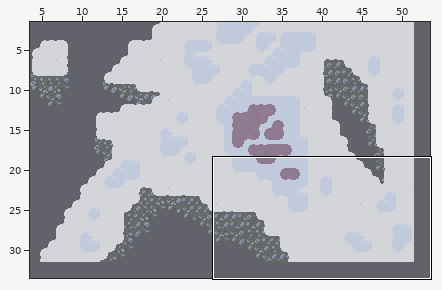
Tiled map: cloud titan/tiles/tiled/r_0_1/r_0_1.tmx. Above: a wide view before the commit, with the close-up outlined.
Close-up. Before the edit:
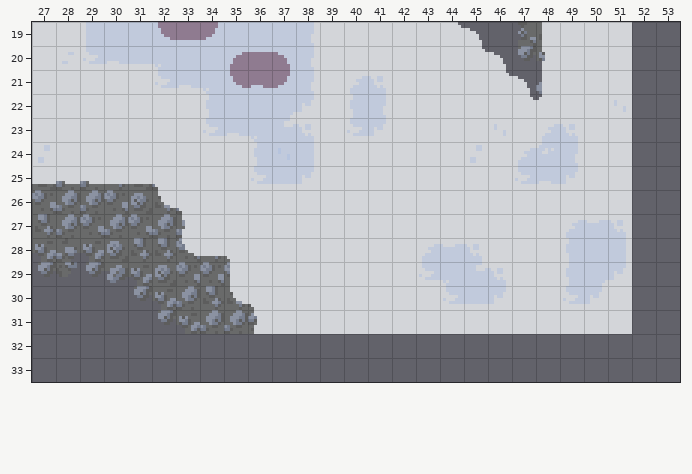
Cells are 8x8 px. Shown: x 27..53, y 19..33. The commit also changed other parts of the map, which this record leaves out. Tiles whose own drawing changed are shown in their newer look in all pictures. The old version is drawn lined up with the new one.
The result:
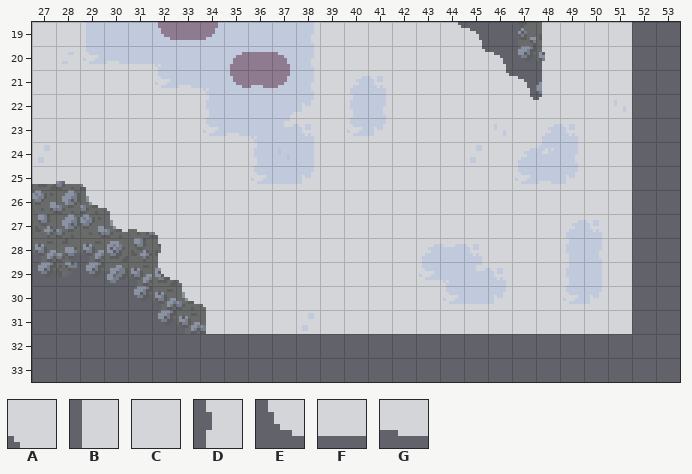
Key: from "main_tileset": A 5, B 14, C 15, D 28, E 42, F 43, G 44.
_ is an empty cell.
Change:
map size 50x30 -> 54x34 cells (old content now starts at 2,2; both pictures use the new coordinates)
Layer "dig_1":
y 25: x 29..32 GFFA -> ACCC
y 26: x 29..33 ___EA -> EACCC
y 27: x 30..33 ___D -> EGAC
y 28: x 32..35 _EFA -> DCCC
y 29: x 32..35 ___B -> EACC
y 30: x 33..36 __EA -> EACC
y 31: x 34..36 __D -> BCC
Where, in picture pixels (left, top, right, bottom), the same in both close-ups:
changed: (80, 181, 257, 334)
